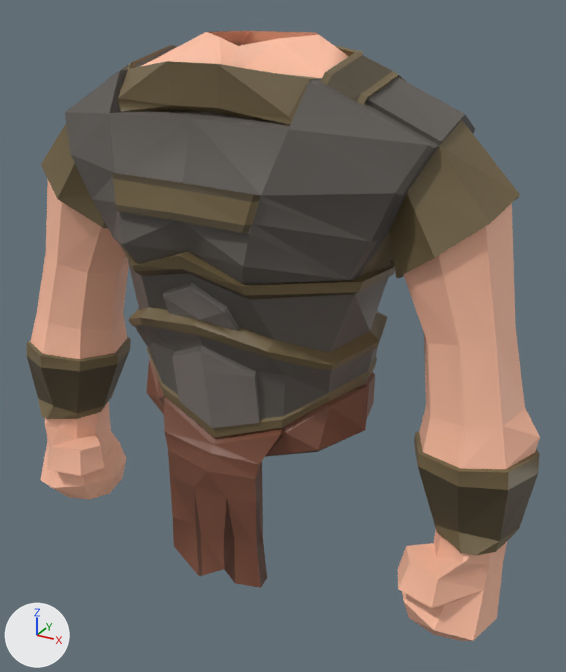
What one commit did to the COLLADA model Models/Blend/Chestplate/RareBeasthunterChestplate.dae.
The view is the same before and after, from a camera (50 mm lens) standing at (3.39, -5.64, 7.16) and looking at (0.25, 0.08, 4.3). The axes (+X, +Y, +Z) are drawn at lower left. The lights are the same throughout.

The scene before the commit, as lines of its bpy script (objects in view):
```python
me_untitled = bpy.data.meshes.new('Untitled')
me_untitled.from_pydata(...)  # 826 vertices, 1604 faces; spans x -2.63..2.63, y -1.14..1.16, z 2.01..6.85
me_untitled.materials.append(mat_vertex_colours)
ob_chest = bpy.data.objects.new('Chest', me_untitled)
ob_chest.location = (0.0, 0.0, 0.0)
```
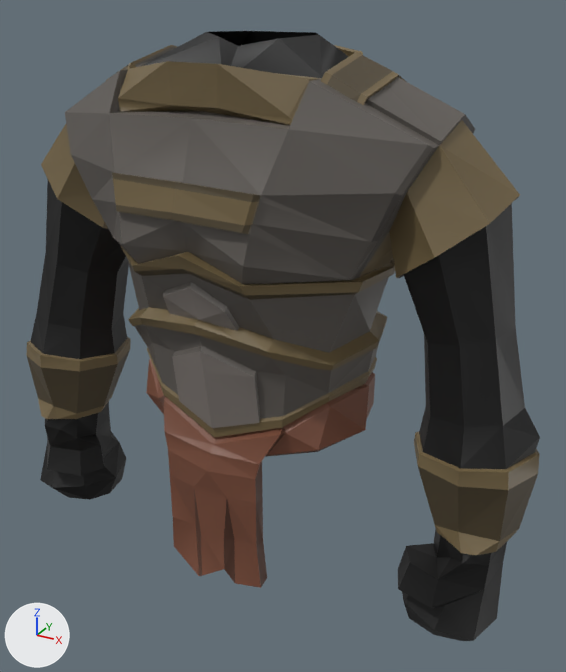
The change, as a list of edits to the scene's bpy script:
```text
Change me_untitled:
    where me_untitled.from_pydata(...)  # 826 vertices, 1604 faces; spans x -2.63..2.63, y -1.14..1.16, z 2.01..6.85
    used by ob_chest; location = (0.0, 0.0, 0.0)
    me_untitled part 1: 314 faces centred in x -2.54..2.54, y -0.66..0.9, z 2.07..6.76 are repainted in the vertex colours; the middle colour goes from beige #ffbfa1 to black #000000
```

Boxes [x1, y1, x2, y2] around the edits, measured in the pictures (566 x 672 px):
part 1 of me_untitled, recoloured (beige to black): [30, 31, 540, 641] in both
